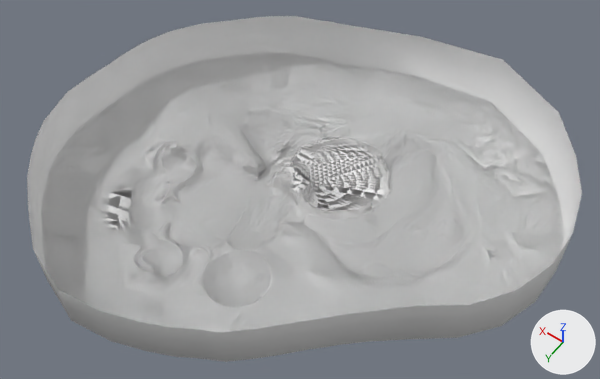
The COLLADA model Assets/Models/Maps/ImpactSite/InUse.dae, before and after one commit.
Before and after are seen from a 50 mm lens placed at (-493.0, 508.0, 937.0), pointed at (-98.0, -45.0, 67.0). Lighting does not change. The marker at lower right points along +X, +Y and +Z. Materials are left out; every surface is plain grey. Where no turn or scale is listed for an object, it has been applied to the vertices.
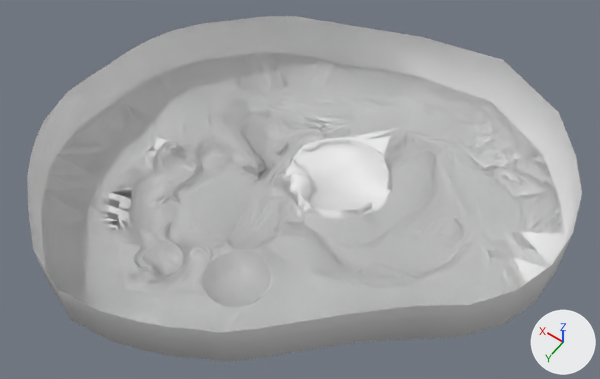
Pixel boxes [x1, y1, x2, y2] of what changed, in the pictures (600 x 379 px):
part 1 of me_object_005, built on
    before: [253, 142, 290, 167]
    after: [265, 128, 307, 165]
part 2 of me_object_004, built on
    before: [258, 124, 307, 163]
    after: [258, 124, 401, 219]

What the commit changed:
me_object_005 is used by ob_object_001; location (0.0, 0.0, 0.0).
me_object_005 had 1366 vertices, 2667 faces and spanned x -427.0..231.0, y -350.0..267.0, z 3.0..55.0.
me_object_005 now has 1429 vertices, 2791 faces and spans x -427.0..231.0, y -350.0..267.0, z 3.0..55.0.
me_object_005 part 1: 9 vertices moved from x -8.0..11.0, y -137.0..-119.0, z 3.0..12.0 to x -8.0..12.0, y -139.0..-119.0, z 3.0..12.0; 13 vertices removed from x -8.0..8.0, y -142.0..-120.0, z 3.0..12.0; 76 vertices added at x -9.0..10.0, y -142.0..-119.0, z 3.0..12.0.
me_object_004 is used by ob_object; location (0.0, 0.0, 0.0).
me_object_004 had 1410 vertices, 2758 faces and spanned x -427.0..231.0, y -350.0..267.0, z 3.0..138.0.
me_object_004 now has 1710 vertices, 3358 faces and spans x -427.0..231.0, y -350.0..267.0, z -7.0..138.0.
me_object_004 part 2: 9 vertices moved from x -8.0..11.0, y -137.0..-119.0, z 3.0..12.0 to x -8.0..12.0, y -139.0..-119.0, z 3.0..12.0; 13 vertices removed from x -8.0..8.0, y -142.0..-120.0, z 3.0..12.0; 313 vertices added at x -180.0..10.0, y -200.0..-57.0, z -7.0..32.0.
